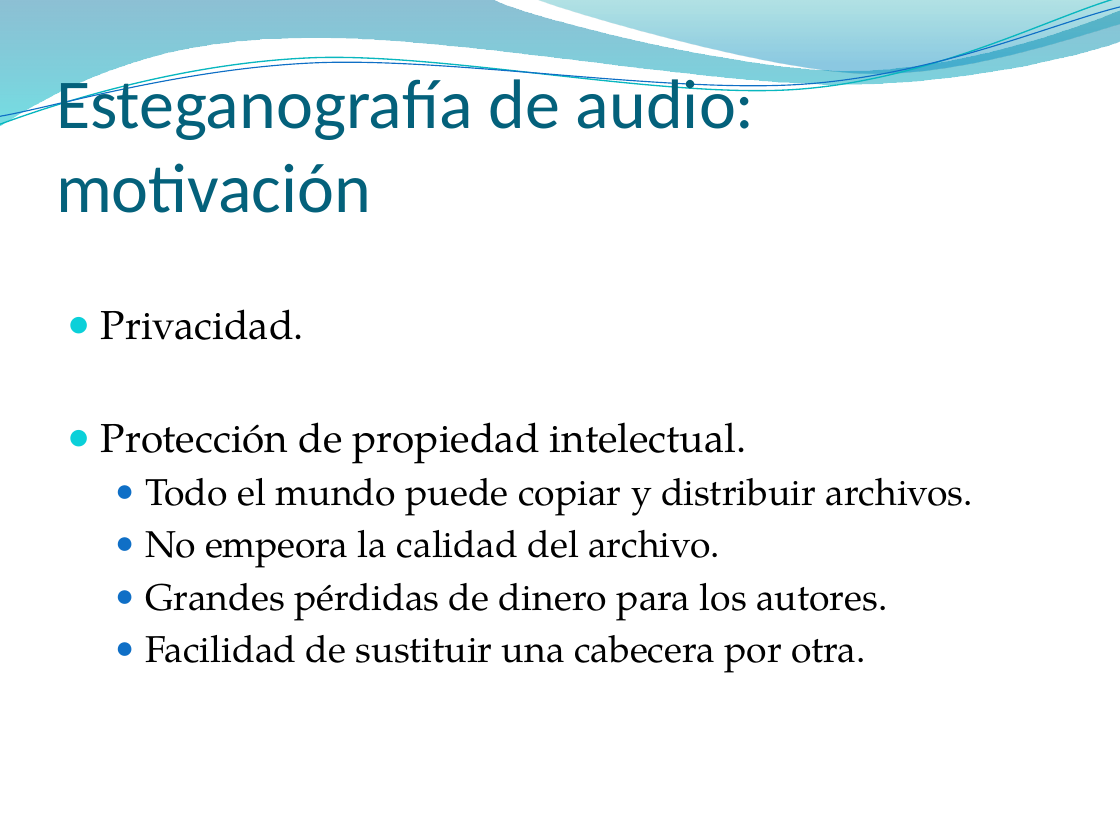
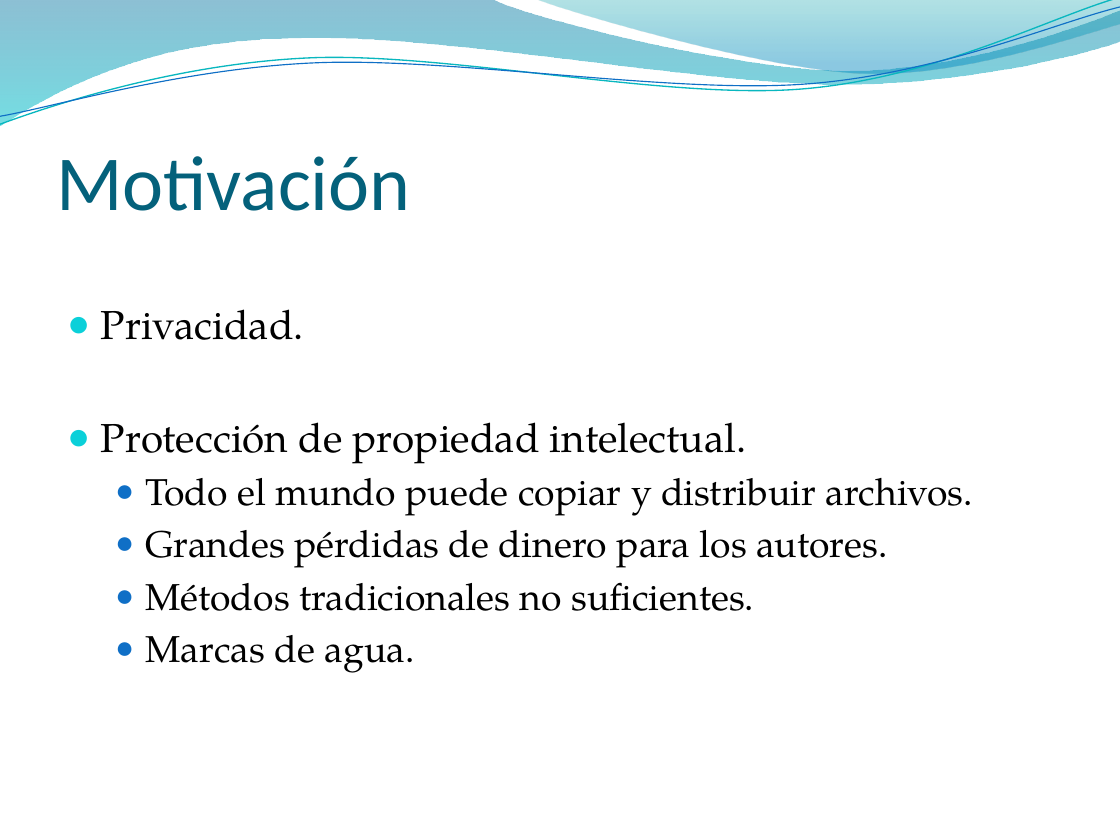
Before and after one commit to pasruiben/esteganografia-criptografia, a slide deck: slide 15 of doc/Ocultar datos en archivos de sonido.pptx (slide 17 before the commit). Drawn at 1120x840 pixels with LibreOffice and Linux fonts; fonts in the diff are those of the drawing; background and template pictures are left out. Boxes give left, top, right and bottom in pixels: in the first picture for what was removed or moved away, otherwise in the second. Text is boxed around its words. In the diff, an @@ line names an element or a change of style, - is before the commit and + after.

```diff
--- a/doc/Ocultar datos en archivos de sonido.pptx
+++ b/doc/Ocultar datos en archivos de sonido.pptx
@@ title at (x1=56, y1=156, x2=411, y2=211): text changed; size 45 to 50 pt @@
-Esteganografía de audio: motivación
+Motivación
@@ text at (x1=145, y1=530, x2=720, y2=568): paragraph removed @@
-  ● No empeora la calidad del archivo.
@@ text at (x1=145, y1=582, x2=754, y2=673): text changed @@
-  ● Facilidad de sustituir una cabecera por otra.
+  ● Métodos tradicionales no suficientes.
+  ● Marcas de agua.
```
Also in this commit, not shown: 32 other slides changed, 4 slides added, 4 slides removed.
